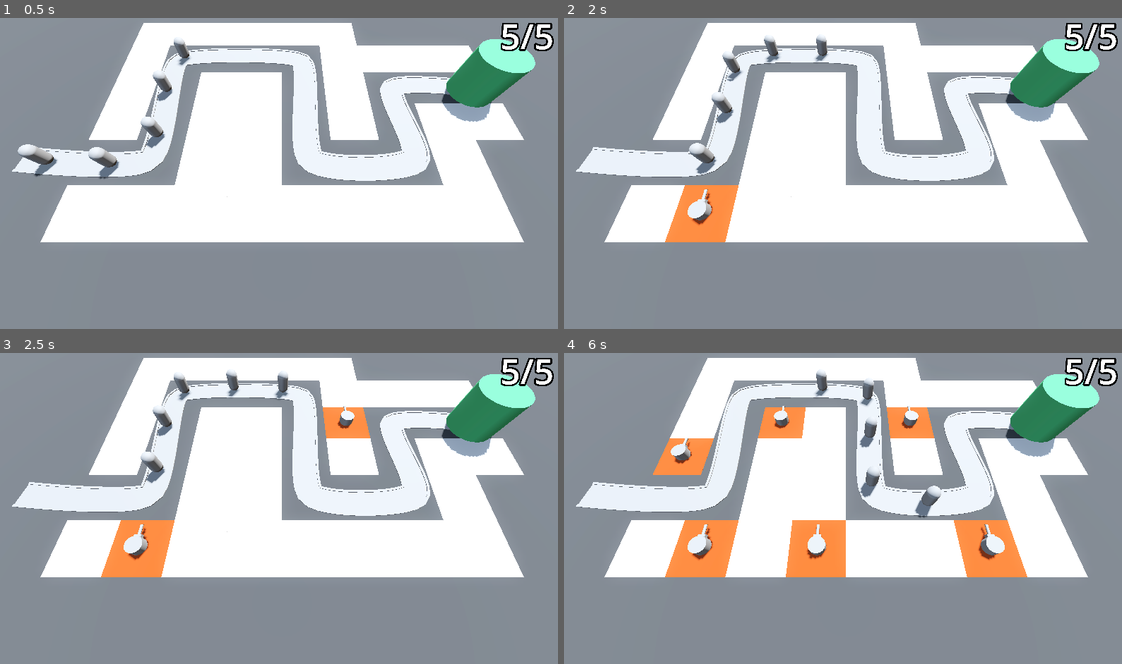
Above: before the commit, frames 1-4 (two rows, left to right).
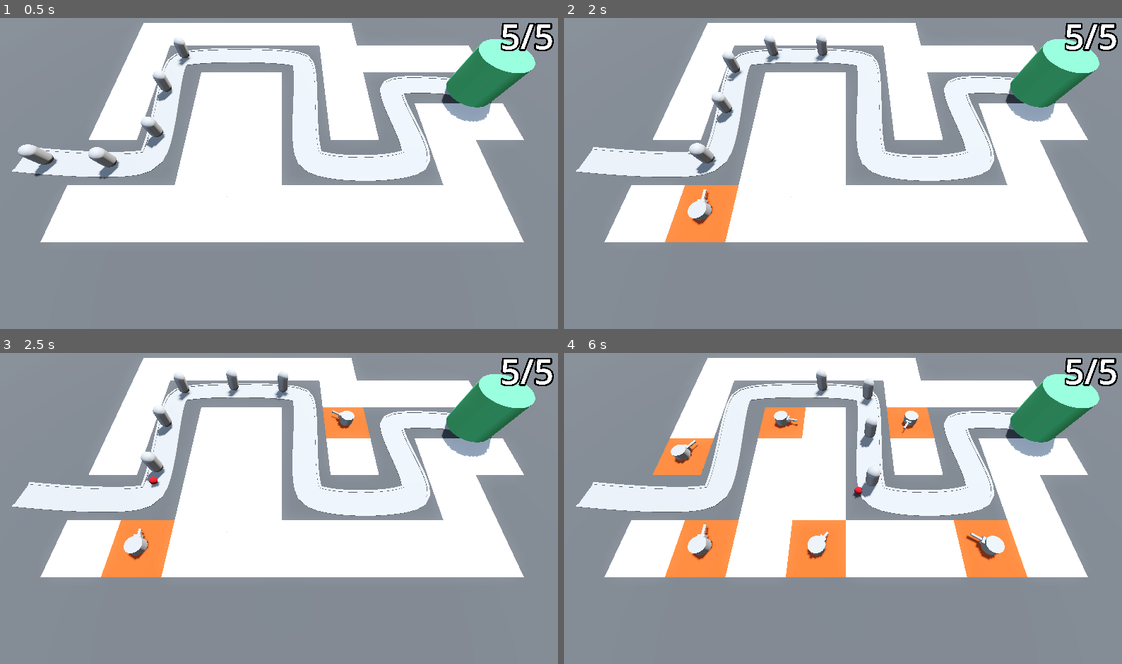
Above: after the commit, the same moments.

Repository: Ingewar/barbarian-blaster
Game: Godot game, scene res://base_level.tscn
The game is run twice, just before and just after one commit, with the same random seed, the same clock (stepped at 60 frames per second) and the same inputs.
Inputs (mouse positions are in pixels of both pictures, inside the frame that each line leads up to):
- Up to frame 1 (0.5 s): no input
- Up to frame 2 (2 s): move the mouse to (971, 154) at 0.52 s; click (971, 154) at 0.6 s; move the mouse to (731, 185) at 1.27 s; click (731, 185) at 1.35 s
- Up to frame 3 (2.5 s): move the mouse to (340, 436) at 2.02 s; click (340, 436) at 2.1 s
- Up to frame 4 (6 s): move the mouse to (820, 567) at 2.77 s; click (820, 567) at 2.85 s; move the mouse to (1015, 552) at 3.52 s; click (1015, 552) at 3.6 s; move the mouse to (675, 458) at 4.27 s; click (675, 458) at 4.35 s; move the mouse to (876, 505) at 5.02 s; click (876, 505) at 5.1 s; move the mouse to (759, 427) at 5.77 s; click (759, 427) at 5.85 s

Frame 1 is identical in both runs. In frame 2, less than 0.1% of the frame differs, in the area x 22-27%, y 55-64%; in frame 3, 0.1%; in frame 4, 0.6%, in the area x 20-79%, y 17-64%.
Error before the commit: Invalid access to property or key 'progress_ratio' on a base object of type 'PathFollow3D'. (res://turret/turret.gd:50)

Commit message:
add fire, takeDamage animations with anim_player

Diff:
--- a/base_level.tscn
+++ b/base_level.tscn
@@ -102,7 +102,7 @@
 path_joined = false
 
 [node name="Enemy" parent="Path3D" instance=ExtResource("2_5vx1e")]
-transform = Transform3D(0.99994755, 0, 0.009902932, 0, 1, 0, -0.009902932, 0, 0.99994755, -10.779256, 0, -7.962805)
+transform = Transform3D(0.9999473, 0, 0.009902929, 0, 1, 0, -0.009902929, 0, 0.9999473, -10.779256, 0, -7.962805)
 progress = 20.0
 speed = 5.0
 
--- a/enemies/enemy.gd
+++ b/enemies/enemy.gd
@@ -8,6 +8,8 @@
 @export var damage := 1
 @export var max_health := 2
 
+@onready var animation_player: AnimationPlayer = $AnimationPlayer
+
 # Public variables
 var health := max_health:
 	set(value):
@@ -15,6 +17,8 @@
 		health_changed.emit(health)
 		if health <= 0:
 			die()
+	get:
+		return health
 
 # Onready variables
 @onready var base = get_tree().get_first_node_in_group("base")
@@ -31,7 +35,6 @@
 func die() -> void:
 	queue_free()
 
-
-
 func _on_damage_taken(damage_value: int) -> void:
 	health -= damage_value
+	animation_player.play("TakeDamage")
--- a/enemies/enemy.tscn
+++ b/enemies/enemy.tscn
@@ -1,11 +1,55 @@
-[gd_scene load_steps=5 format=3 uid="uid://cja76dephjvvl"]
+[gd_scene load_steps=10 format=3 uid="uid://cja76dephjvvl"]
 
 [ext_resource type="Script" uid="uid://crggcun88fddy" path="res://enemies/enemy.gd" id="1_fw1ev"]
 [ext_resource type="Script" uid="uid://c8frs8p6mh3r1" path="res://components/hurt_box.gd" id="2_7frlh"]
 
 [sub_resource type="CapsuleMesh" id="CapsuleMesh_bo3yr"]
 
+[sub_resource type="StandardMaterial3D" id="StandardMaterial3D_7frlh"]
+no_depth_test = true
+shading_mode = 0
+
+[sub_resource type="CapsuleMesh" id="CapsuleMesh_7frlh"]
+material = SubResource("StandardMaterial3D_7frlh")
+
 [sub_resource type="CapsuleShape3D" id="CapsuleShape3D_fw1ev"]
+
+[sub_resource type="Animation" id="Animation_7frlh"]
+resource_name = "TakeDamage"
+length = 0.1
+tracks/0/type = "value"
+tracks/0/imported = false
+tracks/0/enabled = true
+tracks/0/path = NodePath("DamageHighlight:visible")
+tracks/0/interp = 1
+tracks/0/loop_wrap = true
+tracks/0/keys = {
+"times": PackedFloat32Array(0, 0.1),
+"transitions": PackedFloat32Array(1, 1),
+"update": 1,
+"values": [true, false]
+}
+
+[sub_resource type="Animation" id="Animation_orwns"]
+length = 0.001
+tracks/0/type = "value"
+tracks/0/imported = false
+tracks/0/enabled = true
+tracks/0/path = NodePath("DamageHighlight:visible")
+tracks/0/interp = 1
+tracks/0/loop_wrap = true
+tracks/0/keys = {
+"times": PackedFloat32Array(0),
+"transitions": PackedFloat32Array(1),
+"update": 1,
+"values": [false]
+}
+
+[sub_resource type="AnimationLibrary" id="AnimationLibrary_orwns"]
+_data = {
+&"RESET": SubResource("Animation_orwns"),
+&"TakeDamage": SubResource("Animation_7frlh")
+}
 
 [node name="Enemy" type="PathFollow3D" groups=["enemy"]]
 loop = false
@@ -15,6 +59,11 @@
 transform = Transform3D(0.9999999, 0, 2.2351742e-08, 0, 1, 0, -2.2351742e-08, 0, 0.9999999, 0, 1.2, 0)
 mesh = SubResource("CapsuleMesh_bo3yr")
 
+[node name="DamageHighlight" type="MeshInstance3D" parent="."]
+transform = Transform3D(0.9999999, 0, 2.2351742e-08, 0, 1, 0, -2.2351742e-08, 0, 0.9999999, 0, 1.2, 0)
+visible = false
+mesh = SubResource("CapsuleMesh_7frlh")
+
 [node name="HurtBox" type="Area3D" parent="."]
 script = ExtResource("2_7frlh")
 metadata/_custom_type_script = "uid://c8frs8p6mh3r1"
@@ -23,4 +72,9 @@
 transform = Transform3D(1, 0, 0, 0, 1, 0, 0, 0, 1, 0, 1, 0)
 shape = SubResource("CapsuleShape3D_fw1ev")
 
+[node name="AnimationPlayer" type="AnimationPlayer" parent="."]
+libraries = {
+&"": SubResource("AnimationLibrary_orwns")
+}
+
 [connection signal="damage_taken" from="HurtBox" to="." method="_on_damage_taken"]
--- a/turret/turret.gd
+++ b/turret/turret.gd
@@ -11,6 +11,7 @@
 # Onready variables
 @onready var shot_timer: Timer = $ShotTimer
 @onready var projectile_spawn_point: Marker3D = %projectile_spawn_point
+@onready var animation_player: AnimationPlayer = $AnimationPlayer
 
 # Built-in methods
 func _physics_process(_delta: float) -> void:
@@ -26,6 +27,8 @@
 	get_tree().root.add_child(shot)
 	shot.global_position = projectile_spawn_point.global_position
 	shot.direction = -global_transform.basis.z
+	animation_player.play("fire")
+
 
 func find_best_target() -> PathFollow3D:
 	var enemies = path.get_tree().get_nodes_in_group("enemy")
@@ -33,7 +36,7 @@
 		return null
 
 	# First, filter enemies by distance (within turret range)
-	var enemies_in_range: Array = [PathFollow3D]
+	var enemies_in_range: Array[PathFollow3D] = []
 	for enemy in enemies:
 		if enemy is PathFollow3D:
 			var distance := global_position.distance_to(enemy.global_position)
--- a/turret/turret.tscn
+++ b/turret/turret.tscn
@@ -19,6 +19,43 @@
 bottom_radius = 0.1
 height = 0.8
 
+[sub_resource type="Animation" id="Animation_2876l"]
+resource_name = "fire"
+length = 0.3
+tracks/0/type = "value"
+tracks/0/imported = false
+tracks/0/enabled = true
+tracks/0/path = NodePath("turret_base/turret_top/barrel_base/barrel:position")
+tracks/0/interp = 1
+tracks/0/loop_wrap = true
+tracks/0/keys = {
+"times": PackedFloat32Array(0, 0.3),
+"transitions": PackedFloat32Array(1, 1),
+"update": 0,
+"values": [Vector3(0, 0, 0), Vector3(0, 0, 0.5)]
+}
+
+[sub_resource type="Animation" id="Animation_1p48p"]
+length = 0.001
+tracks/0/type = "value"
+tracks/0/imported = false
+tracks/0/enabled = true
+tracks/0/path = NodePath("turret_base/turret_top/barrel_base/barrel:position")
+tracks/0/interp = 1
+tracks/0/loop_wrap = true
+tracks/0/keys = {
+"times": PackedFloat32Array(0),
+"transitions": PackedFloat32Array(1),
+"update": 0,
+"values": [Vector3(0, 0, 0.5)]
+}
+
+[sub_resource type="AnimationLibrary" id="AnimationLibrary_1p48p"]
+_data = {
+&"RESET": SubResource("Animation_1p48p"),
+&"fire": SubResource("Animation_2876l")
+}
+
 [node name="Turret" type="Node3D"]
 script = ExtResource("1_vfthy")
 projectile = ExtResource("2_2876l")
@@ -36,7 +73,7 @@
 mesh = SubResource("BoxMesh_pweg5")
 
 [node name="barrel" type="MeshInstance3D" parent="turret_base/turret_top/barrel_base"]
-transform = Transform3D(1, 0, 0, 0, -4.371139e-08, -1, 0, 1, -4.371139e-08, 0, 0, 0.5077194)
+transform = Transform3D(1, 0, 0, 0, -4.371139e-08, -1, 0, 1, -4.371139e-08, 0, 0, 0.5)
 mesh = SubResource("CylinderMesh_2876l")
 skeleton = NodePath("../..")
 
@@ -47,4 +84,9 @@
 [node name="ShotTimer" type="Timer" parent="."]
 autostart = true
 
+[node name="AnimationPlayer" type="AnimationPlayer" parent="."]
+libraries = {
+&"": SubResource("AnimationLibrary_1p48p")
+}
+
 [connection signal="timeout" from="ShotTimer" to="." method="_on_shot_timer_timeout"]
Not shown: 1 places in turret/turret.tscn that only renumber resources
